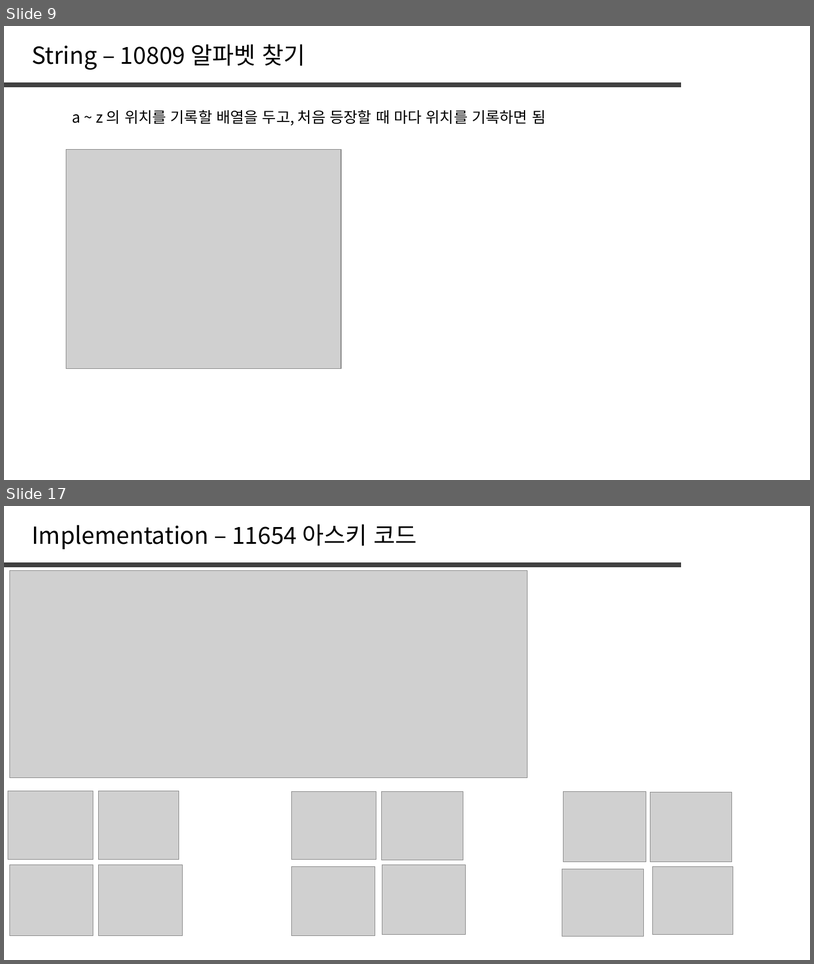
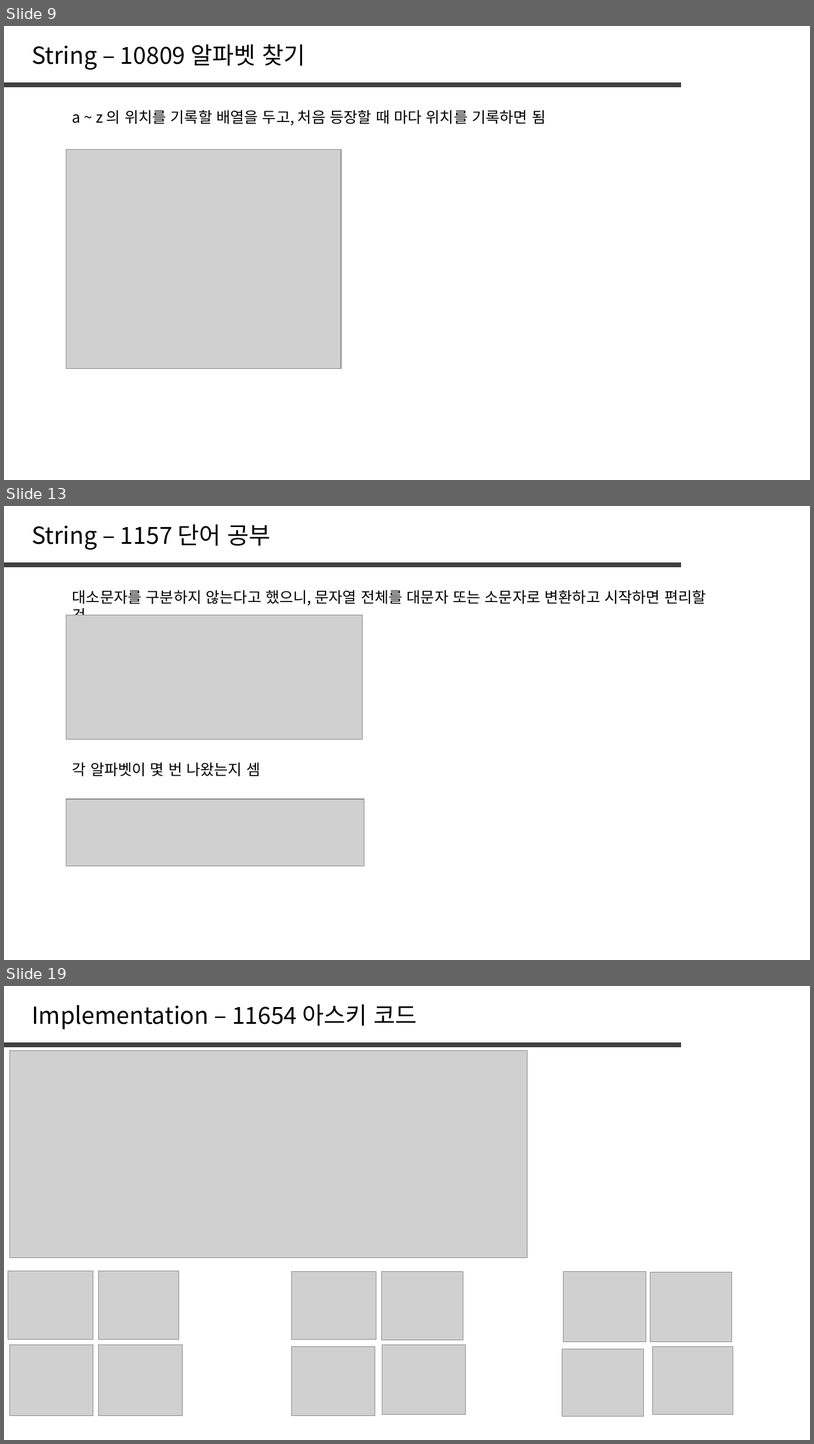
Before and after one commit to jaehoo1/PS-study, a slide deck: study/2_String.pptx. Shown one above the other, each under a label of ours: slides 9 and 17 before the commit, slides 9, 13 and 19 after it; the slides between them are not shown. The pictures are 814x964 and 814x1444 pixels, drawn with LibreOffice and Linux fonts; fonts in the diff are those of the drawing; grey boxes stand for pictures. Boxes give left, top, right and bottom in pixels: in the first picture for what was removed or moved away, otherwise in the second. Text is boxed around its words. In the diff, an @@ line names an element or a change of style, - is before the commit and + after.

```diff
--- a/study/2_String.pptx
+++ b/study/2_String.pptx
@@ slide 13 added at <box>4,506,810,960</box>, background #FFFFFF @@
@@ text added at <box>32,524,271,550</box>, 28 pt, text #000000 @@
+String – 1157 단어 공부
@@ line added from (4, 565) to (681, 565), #404040 6 pt @@
@@ text added at <box>72,590,707,615</box>, 18 pt, text #000000 @@
+대소문자를 구분하지 않는다고 했으니, 문자열 전체를 대문자 또는 소문자로 변환하고 시작하면 편리할 것
@@ picture added at <box>66,615,363,739</box> @@
@@ text added at <box>72,762,260,776</box>, 18 pt, text #000000 @@
+각 알파벳이 몇 번 나왔는지 셈
@@ picture added at <box>66,799,365,866</box> @@
@@ what was slide 17 is now slide 19 @@
```
Also in this commit, not shown: 1 slide changed, 8 other slides added, 7 slides removed.
